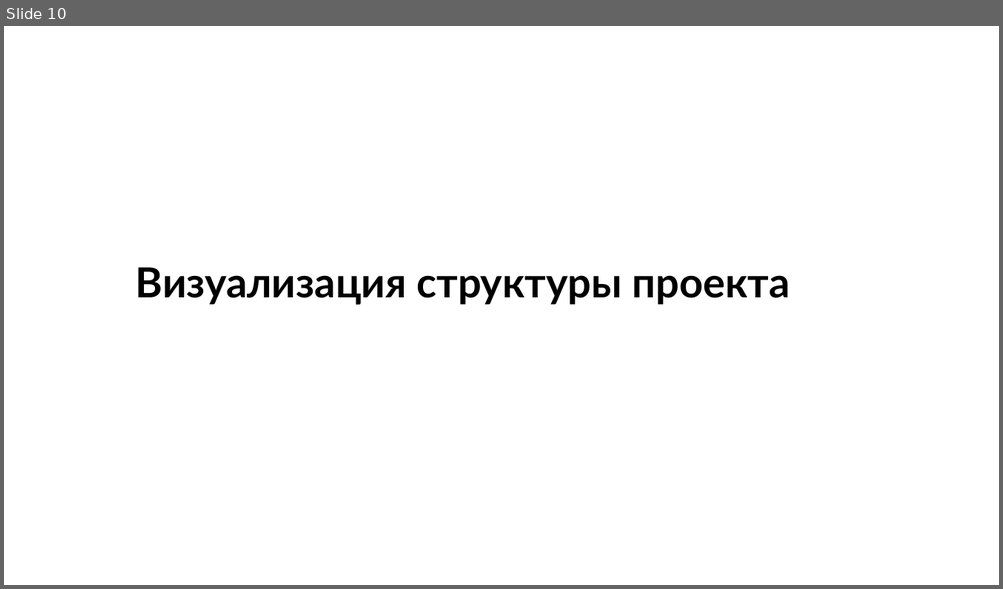
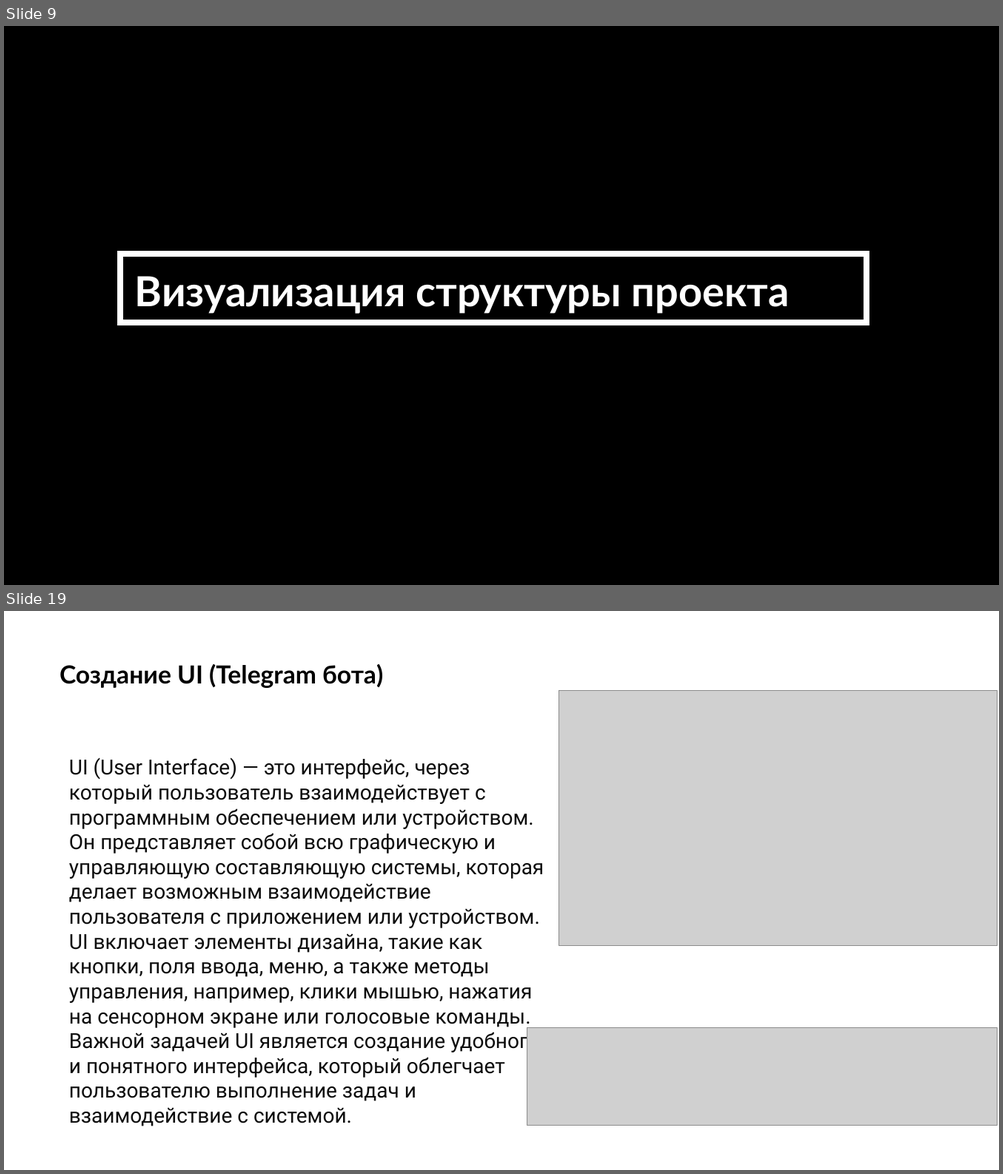
Before and after one commit to FFlop235/School_Project, a slide deck: Анализ оценок из Сетевого Города.pptx. Shown one above the other, each under a label of ours: slide 10 before the commit, slides 9 and 19 after it; the slides between them are not shown. The pictures are 1003x589 and 1003x1174 pixels, drawn with LibreOffice and Linux fonts; fonts in the diff are those of the drawing; grey boxes stand for pictures. Boxes give left, top, right and bottom in pixels: in the first picture for what was removed or moved away, otherwise in the second. Text is boxed around its words. In the diff, an @@ line names an element or a change of style, - is before the commit and + after.

```diff
--- a/Анализ оценок из Сетевого Города.pptx
+++ b/Анализ оценок из Сетевого Города.pptx
@@ slide 19 added at (4,611,999,1170), background #FFFFFF @@
@@ text added at (60,664,383,688), 24 pt, text #000000, bold @@
+Создание UI (Telegram бота)
@@ picture added at (559,690,997,945) @@
@@ text added at (69,758,544,1078), 20 pt, text #0D0D0D @@
+UI (User Interface) — это интерфейс, через который пользователь взаимодействует с программным обеспечением или устройством. Он представляет собой всю графическую и управляющую составляющую системы, которая делает возможным взаимодействие пользователя с приложением или устройством. UI включает элементы дизайна, такие как кнопки, поля ввода, меню, а также методы управления, например, клики мышью, нажатия на сенсорном экране или голосовые команды. Важной задачей UI является создание удобного и понятного интерфейса, который облегчает пользователю выполнение задач и взаимодействие с системой.
@@ picture added at (527,1028,997,1126) @@
@@ what was slide 10 is now slide 9 @@
@@ slide 9 changed as well @@
@@ background #FFFFFF to #000000 @@
@@ rectangle added at (120,255,867,323), outline #FFFFFF 6 pt @@
@@ text "Визуализация структуры проекта": place and size @@
-text "Визуализация структуры проекта" at (136,267,790,305)
+text "Визуализация структуры проекта" at (135,276,789,314)
@@ text "Визуализация структуры проекта" at (135,276,789,314): text colour #000000 to #FFFFFF @@
```
Also in this commit, not shown: 8 other slides changed, 12 other slides added, 1 slide removed.
